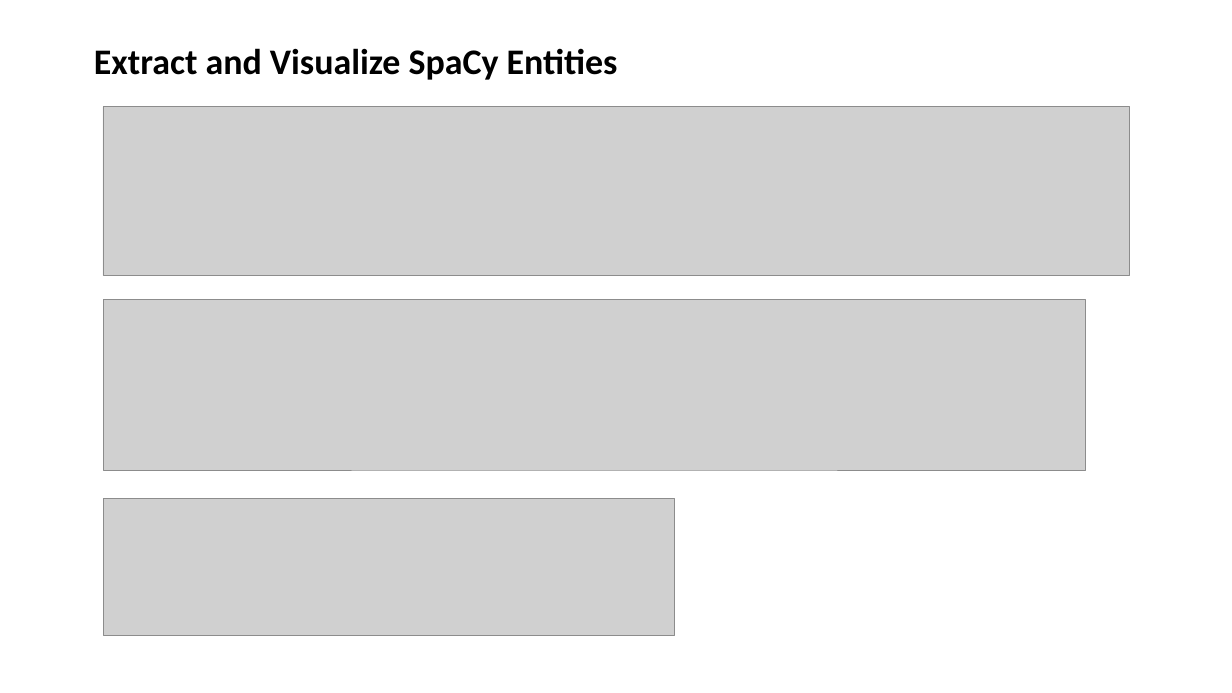
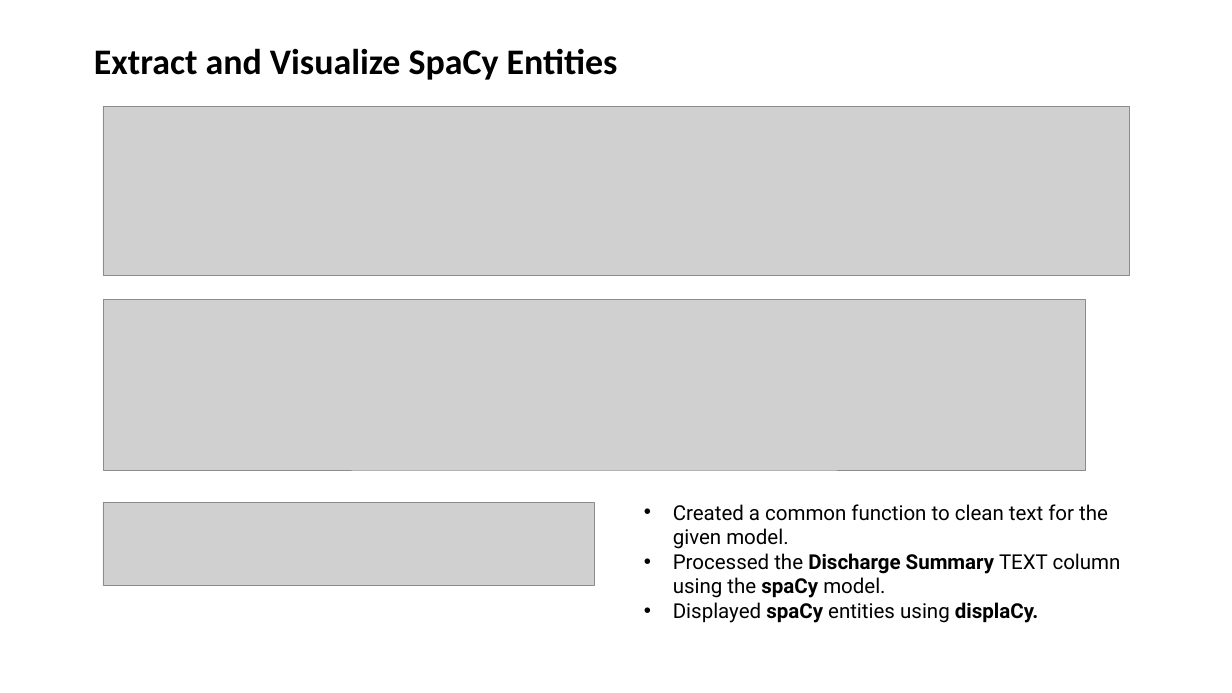
Before and after one commit to AnkitaSavaliya/AIH, a slide deck: slide 5 of MIMIC-III_NLP.pptx. Drawn at 1232x693 pixels with LibreOffice and Linux fonts; fonts in the diff are those of the drawing; grey boxes stand for pictures. Boxes give left, top, right and bottom in pixels: in the first picture for what was removed or moved away, otherwise in the second. Text is boxed around its words. In the diff, an @@ line names an element or a change of style, - is before the commit and + after.

```diff
--- a/MIMIC-III_NLP.pptx
+++ b/MIMIC-III_NLP.pptx
@@ picture resized from (x1=104, y1=499, x2=676, y2=636) to (x1=103, y1=503, x2=594, y2=586) @@
@@ text added at (x1=673, y1=504, x2=1121, y2=623), 16 pt, text #000000 @@
+• Created a common function to clean text for the given model.
+• Processed the Discharge Summary TEXT column using the spaCy model.
+• Displayed spaCy entities using displaCy.
```
Also in this commit, not shown: 13 other slides changed, 7 slides added, 1 slide removed, 2 other files.
